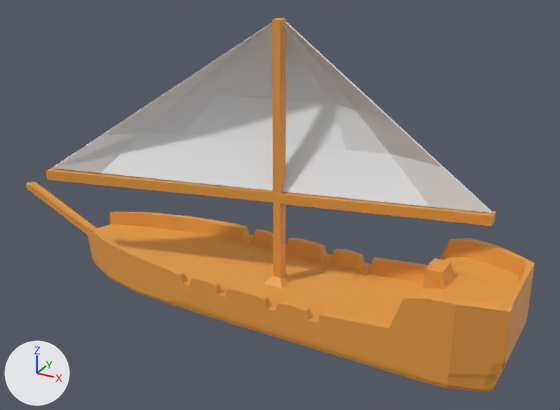
The glTF model public/meshes/ships/sloop.glb: old version first, new version second.
Both versions are drawn from a 50 mm lens placed at (15.4, -28.0, 19.8), pointed at (-0.2, 0.4, 5.7). Arrows for +X, +Y and +Z are at lower left; the lights stay in place. Where no turn or scale is listed for an object, it has been applied to the vertices.
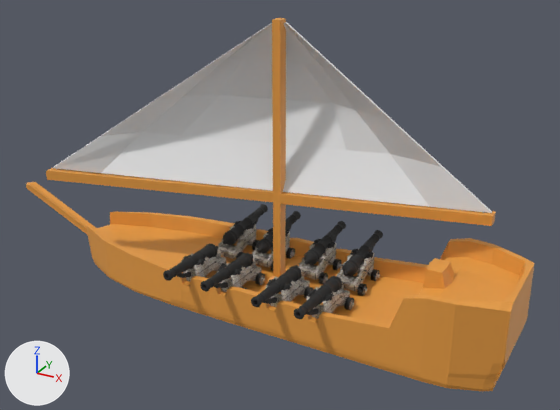
Boxes [x1, y1, x2, y2] around the edits, measured in the pictures (560 x 410 px):
'Pirate Canon.004', added
    after: [337, 230, 383, 296]
    faces in mat_02___14054_pirate_ship_cannon_on_cart_barrel (picture img_image_2): [342, 230, 383, 280]
    faces in mat_01_14054_pirate_ship_cannon_on_cart_cart (picture img_image_1): [337, 248, 380, 293]
    faces in mat_03___14054_pirate_ship_cannon_on_cart_wheel (picture img_image_0): [358, 247, 380, 296]
'Pirate Canon.005', added
    after: [295, 221, 346, 284]
    faces in mat_02___14054_pirate_ship_cannon_on_cart_barrel (picture img_image_2): [304, 221, 346, 269]
    faces in mat_01_14054_pirate_ship_cannon_on_cart_cart (picture img_image_1): [298, 242, 342, 281]
    faces in mat_03___14054_pirate_ship_cannon_on_cart_wheel (picture img_image_0): [295, 237, 341, 284]
'Pirate Canon.003', added
    after: [294, 276, 354, 319]
    faces in mat_02___14054_pirate_ship_cannon_on_cart_barrel (picture img_image_2): [294, 276, 347, 319]
    faces in mat_01_14054_pirate_ship_cannon_on_cart_cart (picture img_image_1): [307, 286, 354, 319]
    faces in mat_03___14054_pirate_ship_cannon_on_cart_wheel (picture img_image_0): [307, 297, 354, 315]
'Pirate Canon.001', added
    after: [200, 253, 265, 292]
    faces in mat_02___14054_pirate_ship_cannon_on_cart_barrel (picture img_image_2): [200, 253, 257, 292]
    faces in mat_01_14054_pirate_ship_cannon_on_cart_cart (picture img_image_1): [217, 262, 265, 292]
    faces in mat_03___14054_pirate_ship_cannon_on_cart_wheel (picture img_image_0): [214, 273, 265, 290]
'Pirate Canon.002', added
    after: [251, 266, 313, 307]
    faces in mat_02___14054_pirate_ship_cannon_on_cart_barrel (picture img_image_2): [251, 266, 306, 307]
    faces in mat_01_14054_pirate_ship_cannon_on_cart_cart (picture img_image_1): [266, 276, 310, 307]
'Pirate Canon.008', added
    after: [217, 204, 268, 259]
    faces in mat_02___14054_pirate_ship_cannon_on_cart_barrel (picture img_image_2): [223, 204, 268, 249]
    faces in mat_01_14054_pirate_ship_cannon_on_cart_cart (picture img_image_1): [217, 224, 256, 259]
'Pirate Canon.006', added
    after: [163, 244, 226, 282]
    faces in mat_02___14054_pirate_ship_cannon_on_cart_barrel (picture img_image_2): [163, 244, 219, 281]
    faces in mat_01_14054_pirate_ship_cannon_on_cart_cart (picture img_image_1): [181, 253, 226, 282]
'Pirate Canon.007', added
    after: [250, 211, 301, 271]
    faces in mat_02___14054_pirate_ship_cannon_on_cart_barrel (picture img_image_2): [257, 211, 301, 253]
    faces in mat_01_14054_pirate_ship_cannon_on_cart_cart (picture img_image_1): [252, 231, 295, 268]

The change, as a list of edits to the scene's bpy script:
```text
Add ob_pirate_canon_008:
    ob_pirate_canon_008 = bpy.data.objects.new('Pirate Canon.008', me_14054_pirate_ship_cannon_on_cart_v1_l3_014)  # 2254 vertices, 4428 faces; spans x -0.9..0.9, y -1.56..2.63, z 0.0..1.65; in mat_03___14054_pirate_ship_cannon_on_cart_wheel (picture img_image_0), mat_01_14054_pirate_ship_cannon_on_cart_cart (picture img_image_1), mat_02___14054_pirate_ship_cannon_on_cart_barrel (picture img_image_2)
    ob_pirate_canon_008.location = (-3.18, 1.54, 2.0)
Add ob_pirate_canon_007:
    ob_pirate_canon_007 = bpy.data.objects.new('Pirate Canon.007', me_14054_pirate_ship_cannon_on_cart_v1_l3_014.copy())
    ob_pirate_canon_007.location = (-1.28, 1.59, 2.0)
Add ob_pirate_canon_005:
    ob_pirate_canon_005 = bpy.data.objects.new('Pirate Canon.005', me_14054_pirate_ship_cannon_on_cart_v1_l3_014.copy())
    ob_pirate_canon_005.location = (1.23, 1.61, 2.0)
Add ob_pirate_canon_004:
    ob_pirate_canon_004 = bpy.data.objects.new('Pirate Canon.004', me_14054_pirate_ship_cannon_on_cart_v1_l3_014.copy())
    ob_pirate_canon_004.location = (3.23, 1.52, 2.0)
Add ob_pirate_canon_003:
    ob_pirate_canon_003 = bpy.data.objects.new('Pirate Canon.003', me_14054_pirate_ship_cannon_on_cart_v1_l3_010)  # 2254 vertices, 4428 faces; spans x -0.9..0.9, y -2.63..1.56, z 0.0..1.65; in mat_03___14054_pirate_ship_cannon_on_cart_wheel (picture img_image_0), mat_01_14054_pirate_ship_cannon_on_cart_cart (picture img_image_1), mat_02___14054_pirate_ship_cannon_on_cart_barrel (picture img_image_2)
    ob_pirate_canon_003.location = (3.22, -1.7, 2.0)
Add ob_pirate_canon_002:
    ob_pirate_canon_002 = bpy.data.objects.new('Pirate Canon.002', me_14054_pirate_ship_cannon_on_cart_v1_l3_010.copy())
    ob_pirate_canon_002.location = (1.26, -1.73, 2.0)
Add ob_pirate_canon_001:
    ob_pirate_canon_001 = bpy.data.objects.new('Pirate Canon.001', me_14054_pirate_ship_cannon_on_cart_v1_l3_010.copy())
    ob_pirate_canon_001.location = (-1.29, -1.66, 2.0)
Add ob_pirate_canon_006:
    ob_pirate_canon_006 = bpy.data.objects.new('Pirate Canon.006', me_14054_pirate_ship_cannon_on_cart_v1_l3_010.copy())
    ob_pirate_canon_006.location = (-3.24, -1.66, 2.0)
```
